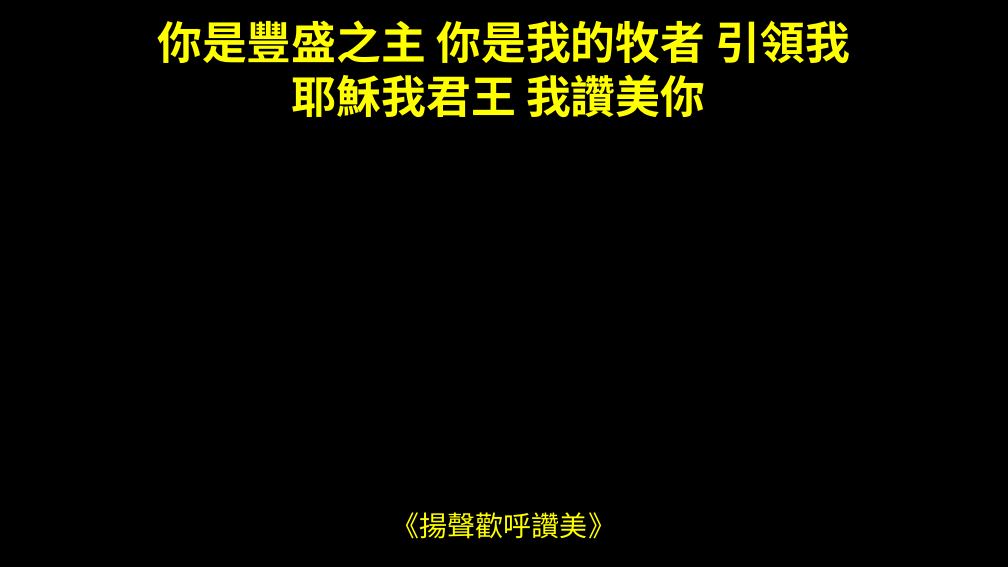
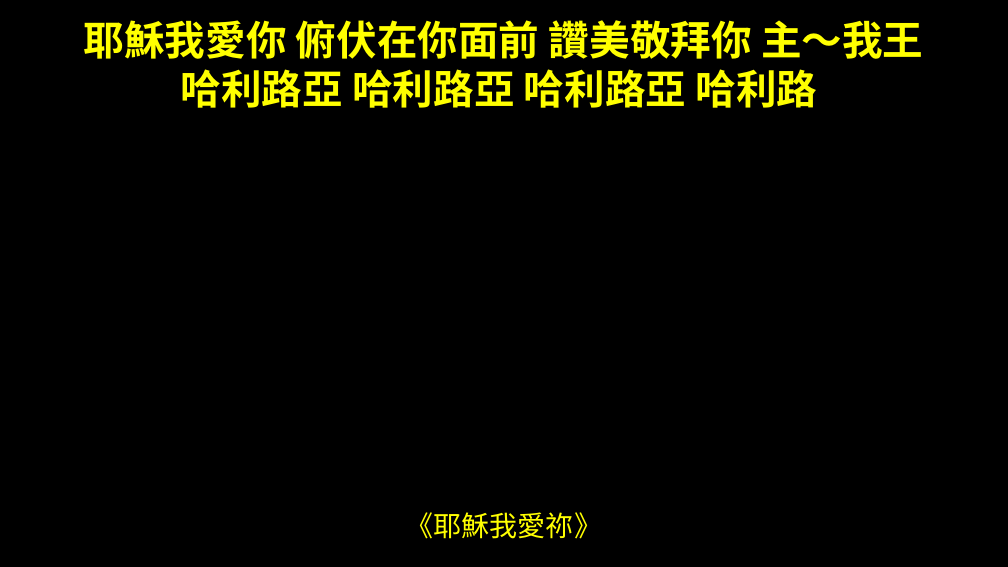
Before and after one commit to asherHSU/Beersheba_Auto-Word-PPT_Web, a slide deck: slide 3 of output/敬拜PPT.pptx (slide 10 before the commit). Drawn at 1008x567 pixels with LibreOffice and Linux fonts; fonts in the diff are those of the drawing. Boxes give left, top, right and bottom in pixels: in the first picture for what was removed or moved away, otherwise in the second. Text is boxed around its words. In the diff, an @@ line names an element or a change of style, - is before the commit and + after.

```diff
--- a/output/敬拜PPT.pptx
+++ b/output/敬拜PPT.pptx
@@ text at (84,20,923,108): text changed; size 32 to 29 pt @@
-你是豐盛之主 你是我的牧者 引領我
-耶穌我君王 我讚美你
+耶穌我愛你 俯伏在你面前 讚美敬拜你 主～我王
+哈利路亞 哈利路亞 哈利路亞 哈利路
@@ text at (406,512,602,539): text changed @@
-《揚聲歡呼讚美》
+《耶穌我愛祢》
```
Also in this commit, not shown: 1 other slide changed, 1 slide added, 32 slides removed, 8 other files.
